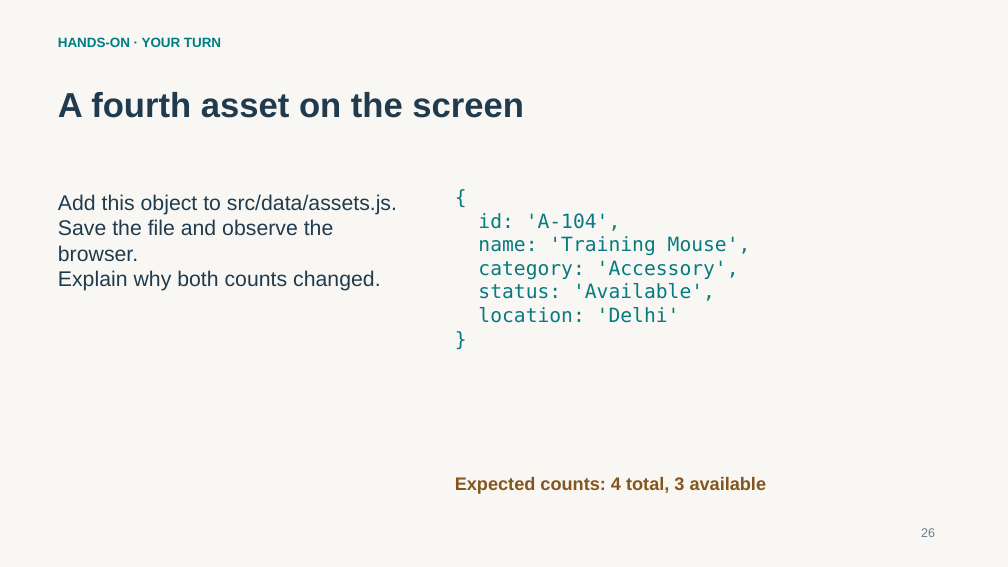
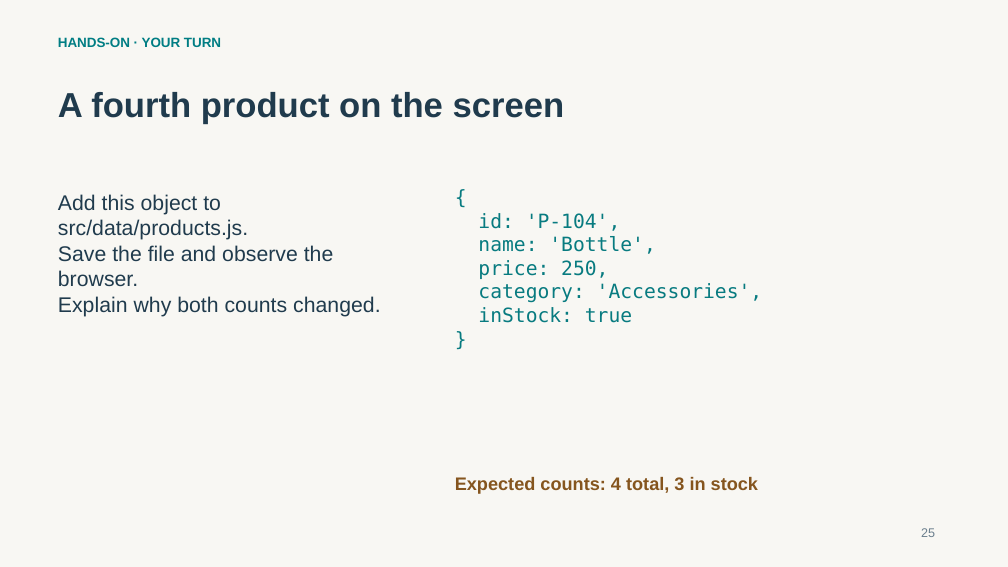
Before and after one commit to thesubhaprasad/tcs-sme-reactjs-learning, a slide deck: slide 25 of training/day-1/1_ReactJS_Day_One_Subha_Prasad.pptx. Drawn at 1008x567 pixels with LibreOffice and Linux fonts; fonts in the diff are those of the drawing. Boxes give left, top, right and bottom in pixels: in the first picture for what was removed or moved away, otherwise in the second. Text is boxed around its words. In the diff, an @@ line names an element or a change of style, - is before the commit and + after.

Commit message:
Use Product Catalog for Day 2 components and training

```diff
--- a/training/day-1/1_ReactJS_Day_One_Subha_Prasad.pptx
+++ b/training/day-1/1_ReactJS_Day_One_Subha_Prasad.pptx
@@ text at bbox=[58, 92, 565, 124]: text changed @@
-A fourth asset on the screen
+A fourth product on the screen
@@ text at bbox=[58, 194, 248, 240]: text changed @@
-Add this object to src/data/assets.js.
+Add this object to src/data/products.js.
@@ text at bbox=[478, 213, 763, 323]: text changed @@
-id: 'A-104',
-name: 'Training Mouse',
-category: 'Accessory',
-status: 'Available',
-location: 'Delhi'
+id: 'P-104',
+name: 'Bottle',
+price: 250,
+category: 'Accessories',
+inStock: true
@@ text at bbox=[455, 477, 758, 494]: text changed @@
-Expected counts: 4 total, 3 available
+Expected counts: 4 total, 3 in stock
```
Also in this commit, not shown: 27 other slides changed, 23 other files.
